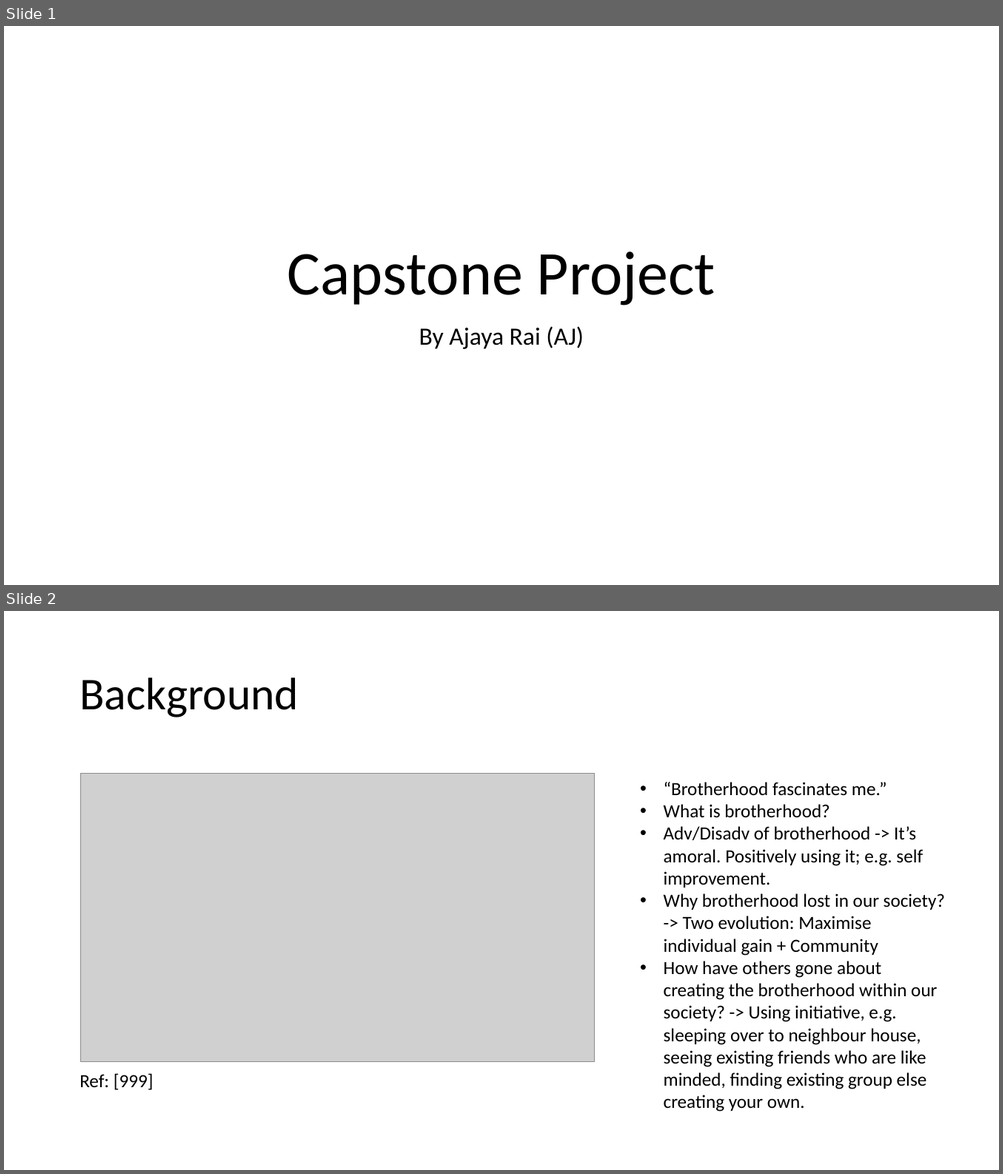
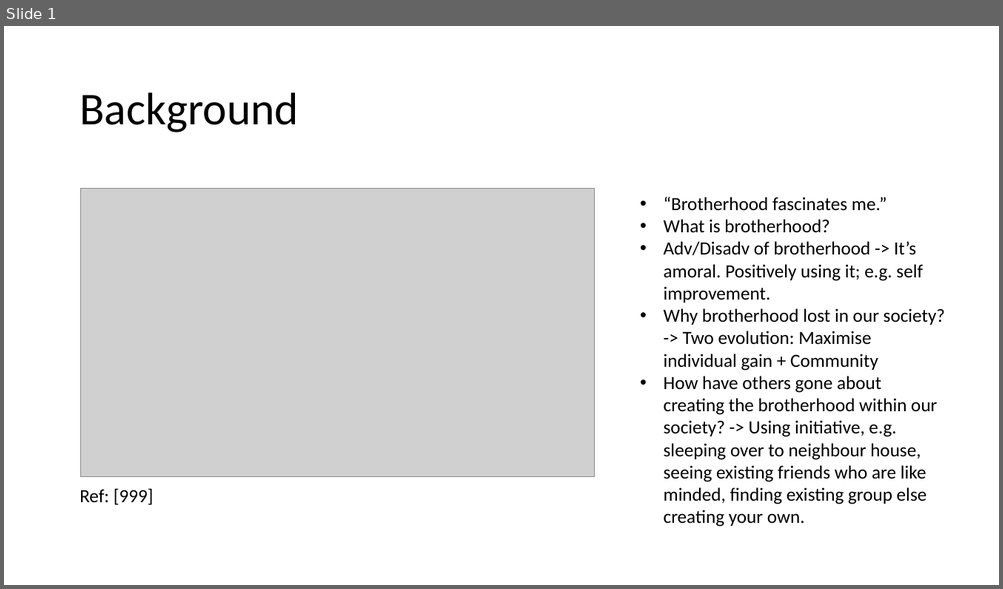
Before and after one commit to AjayaRai/bro-online, a slide deck: MVP/MVP Presentation.pptx. Shown one above the other, each under a label of ours: slides 1 and 2 before the commit, slide 1 after it. The pictures are 1003x1174 and 1003x589 pixels, drawn with LibreOffice and Linux fonts; fonts in the diff are those of the drawing; grey boxes stand for pictures. Boxes give left, top, right and bottom in pixels: in the first picture for what was removed or moved away, otherwise in the second. Text is boxed around its words. In the diff, an @@ line names an element or a change of style, - is before the commit and + after.

```diff
--- a/MVP/MVP Presentation.pptx
+++ b/MVP/MVP Presentation.pptx
@@ slide 1 removed at (4, 26, 999, 585), background #FFFFFF @@
@@ title removed at (287, 252, 715, 306) @@
-Capstone Project
@@ subtitle removed at (419, 326, 583, 349) @@
-By Ajaya Rai (AJ)
@@ what was slide 2 is now slide 1 @@
```
Also in this commit, not shown: 1 slide changed, 3 other slides removed, 8 other files.
